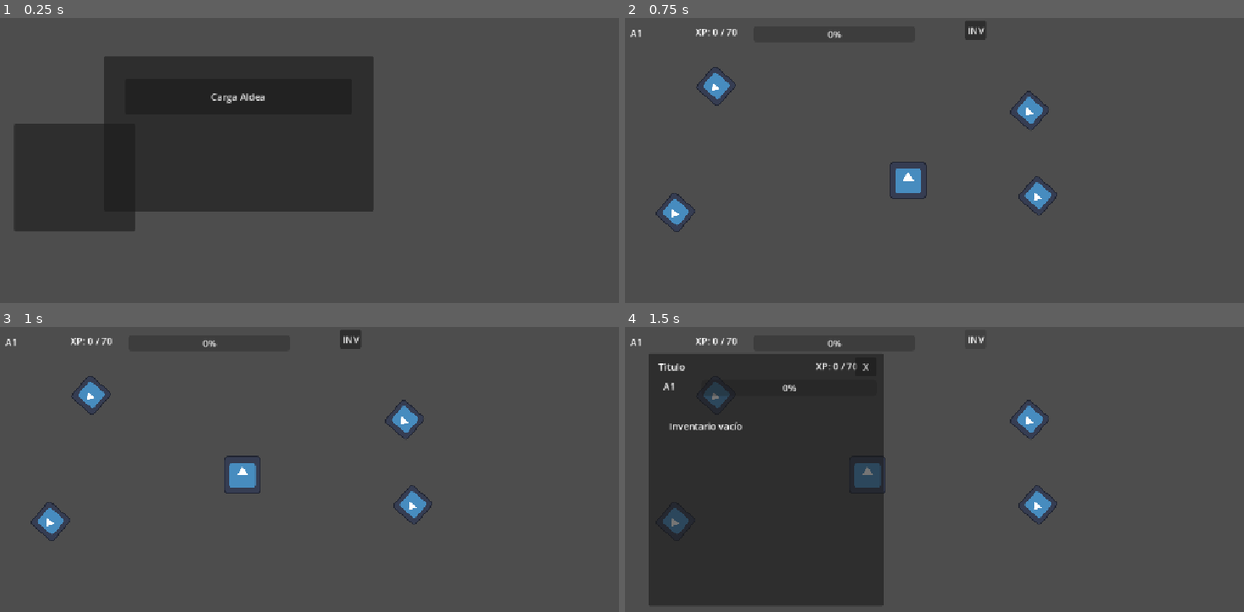
Above: before the commit, frames 1-4 (two rows, left to right).
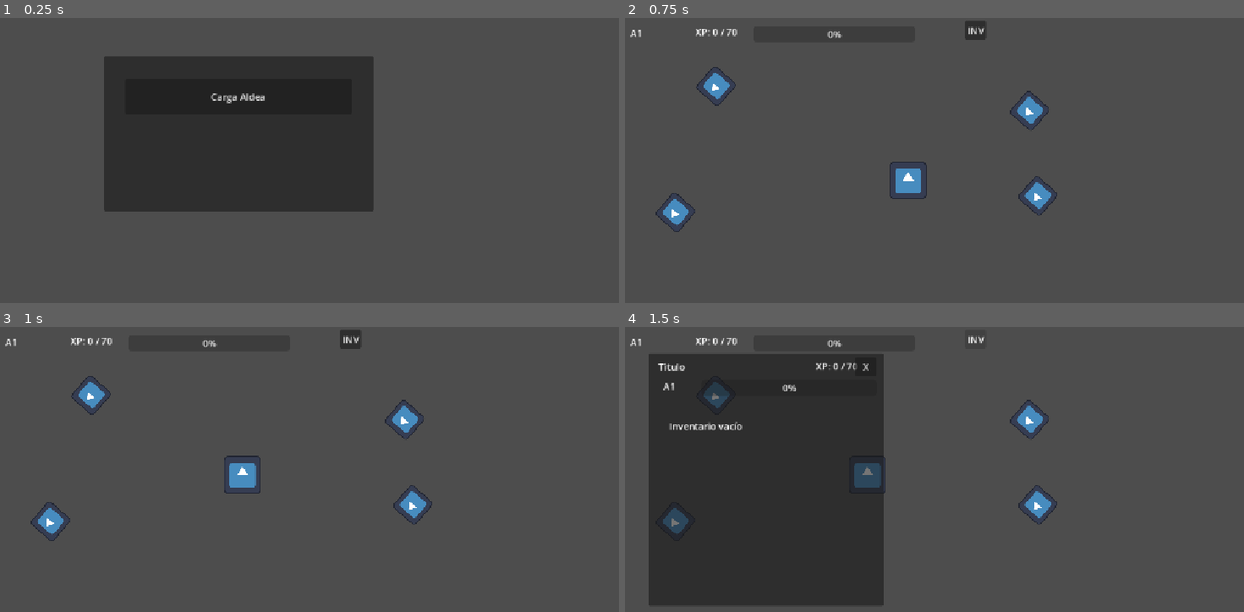
Above: after the commit, the same moments.

Repository: aik3n/ZeMobida
Game: Godot game, scene res://escenas/Game.tscn
The game is run twice, just before and just after one commit, with the same random seed, the same clock (stepped at 60 frames per second) and the same inputs. The engine's default icon, where the game draws it, is replaced by a stand-in: a white triangle on a blue panel in a dark square.
Inputs:
- Up to frame 1 (0.25 s): no input
- Up to frame 2 (0.75 s): click "Carga Aldea" at 0.5 s
- Up to frame 3 (1 s): no input
- Up to frame 4 (1.5 s): click "INV" at 1.25 s

The runs differ from the first frame. In frame 1, 5.7% of the frame differs, in the area x 2-22%, y 37-75%; in frame 2, nothing differs; in frame 3, nothing differs; in frame 4, nothing differs.

Commit message:
el dialogo pasa a ser parte de game, no del mapa

Diff:
--- a/godot/escenas/Game.tscn
+++ b/godot/escenas/Game.tscn
@@ -2,6 +2,7 @@
 
 [ext_resource type="Script" uid="uid://bhpw0vpm6snge" path="res://scripts/game.gd" id="1_o2scj"]
 [ext_resource type="PackedScene" uid="uid://2wm1dpb4cadp" path="res://escenas/player.tscn" id="2_c27xj"]
+[ext_resource type="PackedScene" uid="uid://20u5n35rocug" path="res://escenas/dialogo.tscn" id="3_ah5is"]
 
 [node name="Game" type="Node" unique_id=1004767549]
 script = ExtResource("1_o2scj")
@@ -9,9 +10,11 @@
 [node name="SceneContainer" type="Node" parent="." unique_id=1111760830]
 
 [node name="Player" parent="." unique_id=750046266 instance=ExtResource("2_c27xj")]
+visible = false
 position = Vector2(429, 252)
 
 [node name="UI" type="CanvasLayer" parent="." unique_id=178145642]
+visible = false
 
 [node name="BotonEstado" type="Button" parent="UI" unique_id=2034402367]
 offset_left = 595.0
@@ -114,3 +117,5 @@
 text = "ejemplo1
 ejemplo2
 ejemplo3"
+
+[node name="Dialogo" parent="." unique_id=2027231516 instance=ExtResource("3_ah5is")]
--- a/godot/escenas/aldea.tscn
+++ b/godot/escenas/aldea.tscn
@@ -1,12 +1,9 @@
 [gd_scene format=3 uid="uid://c4kp2s7k8fxen"]
 
 [ext_resource type="PackedScene" uid="uid://dr8npeucorwqx" path="res://escenas/pnj.tscn" id="2_jns4i"]
-[ext_resource type="PackedScene" uid="uid://20u5n35rocug" path="res://escenas/dialogo.tscn" id="3_c2j3b"]
 [ext_resource type="Texture2D" uid="uid://ddxmxgyyfy8mn" path="res://icon.svg" id="4_87o4k"]
 
 [node name="aldea" type="Node2D" unique_id=493802413]
-
-[node name="Dialogo_Canvas" parent="." unique_id=2027231516 instance=ExtResource("3_c2j3b")]
 
 [node name="juan" parent="." unique_id=1491293733 instance=ExtResource("2_jns4i")]
 position = Vector2(171, 116)
--- a/godot/escenas/bienvenida.tscn
+++ b/godot/escenas/bienvenida.tscn
@@ -12,11 +12,12 @@
 script = ExtResource("1_hpq5i")
 
 [node name="PanelGeneral" type="Panel" parent="." unique_id=2123154516]
+visible = false
 layout_mode = 0
 offset_left = 40.0
 offset_top = 180.0
-offset_right = 246.0
-offset_bottom = 363.0
+offset_right = 308.0
+offset_bottom = 463.0
 
 [node name="PanelCargaEscenas" type="Panel" parent="." unique_id=105727122]
 layout_mode = 0
--- a/godot/escenas/dialogo.tscn
+++ b/godot/escenas/dialogo.tscn
@@ -46,3 +46,5 @@
 offset_top = 5.7649984
 offset_right = 94.494995
 offset_bottom = 30.5
+
+[connection signal="gui_input" from="PanelTexto" to="." method="_on_panel_texto_gui_input"]
--- a/godot/scripts/dialogue_ui.gd
+++ b/godot/scripts/dialogue_ui.gd
@@ -1,5 +1,3 @@
-# archivo: dialogue_ui.gd
-
 extends CanvasLayer
 
 
@@ -8,7 +6,10 @@
 
 @onready var name_label: Label = $PanelTexto/NameLabel
 @onready var dialogue_text: Label = $PanelTexto/DialogueText
-@onready var options_container: VBoxContainer = $PanelOpciones/OptionsContainer
+
+@onready var options_container: VBoxContainer = (
+	$PanelOpciones/OptionsContainer
+)
 
 
 func _ready() -> void:
@@ -18,15 +19,10 @@
 	panel_texto.visible = false
 	panel_opciones.visible = false
 
-	panel_texto.gui_input.connect(
-		_on_panel_texto_input
-	)
-
 
 func show_dialogue() -> void:
 
 	panel_texto.visible = true
-	panel_opciones.visible = false
 
 
 func hide_dialogue() -> void:
@@ -47,19 +43,13 @@
 func show_options(options: Array) -> void:
 
 	for child in options_container.get_children():
+
 		child.queue_free()
 
-	# Si el nodo no tiene opciones,
-	# el panel debe permanecer oculto.
 	if options.is_empty():
 
 		panel_opciones.visible = false
-
 		return
-
-	# Hay opciones, pero permanecen ocultas
-	# hasta que el jugador toque el texto.
-	panel_opciones.visible = false
 
 	for option in options:
 
@@ -75,41 +65,24 @@
 		)
 
 
-func _on_panel_texto_input(
-	event: InputEvent
-) -> void:
+func toggle_options() -> void:
+
+	if options_container.get_child_count() == 0:
+
+		panel_opciones.visible = false
+		return
+
+	panel_opciones.visible = not panel_opciones.visible
+
+
+func _on_option_pressed(option: Dictionary) -> void:
+
+	DialogueManager.select_option(option)
+
+
+func _on_panel_texto_gui_input(event: InputEvent) -> void:
 
 	if event is InputEventMouseButton:
-
 		if event.button_index == MOUSE_BUTTON_LEFT:
 			if event.pressed:
-
-				if options_container.get_child_count() > 0:
-
-					panel_opciones.visible = (
-						not panel_opciones.visible
-					)
-
-				get_viewport().set_input_as_handled()
-
-
-	elif event is InputEventScreenTouch:
-
-		if event.pressed:
-
-			if options_container.get_child_count() > 0:
-
-				panel_opciones.visible = (
-					not panel_opciones.visible
-				)
-
-			get_viewport().set_input_as_handled()
-
-
-func _on_option_pressed(
-	option: Dictionary
-) -> void:
-
-	DialogueManager.select_option(
-		option
-	)
+				toggle_options()
--- a/godot/scripts/pnj.gd
+++ b/godot/scripts/pnj.gd
@@ -1,7 +1,9 @@
 extends CharacterBody2D
+
 
 @export var nombre: String = "PNJ"
 @export var sprite: Texture2D
+
 
 enum TipoSeguimiento {
 	NUNCA_SEGUIR,
@@ -9,7 +11,9 @@
 	SEGUIR_Y_VOLVER
 }
 
+
 @export var tipo_seguimiento: TipoSeguimiento = TipoSeguimiento.SEGUIR_Y_VOLVER
+
 
 var player_nearby := false
 
@@ -19,6 +23,7 @@
 var posicion_seguimiento_guardada := false
 
 var siguiendo := false
+
 
 const VELOCIDAD_SEGUIR := 100.0
 const DISTANCIA_REANUDAR := 120.0
@@ -28,26 +33,25 @@
 @onready var sprite_2d: Sprite2D = $Sprite2D
 
 
-func _ready():
+func _ready() -> void:
 
 	sprite_2d.texture = sprite
 
-	var game = get_tree().current_scene
+	var game := get_tree().current_scene
 
 	if game != null:
-		player = game.get("player_actual")
-
-
-func _physics_process(_delta):
+		player = game.get_node_or_null("Player")
+
+
+func _physics_process(_delta: float) -> void:
 
 	if player == null:
 		return
 
-
 	_actualizar_seguimiento()
 
-
 	match tipo_seguimiento:
+
 		TipoSeguimiento.NUNCA_SEGUIR:
 
 			velocity = Vector2.ZERO
@@ -79,9 +83,7 @@
 				velocity = Vector2.ZERO
 
 
-
-
-func _actualizar_seguimiento():
+func _actualizar_seguimiento() -> void:
 
 	var nuevo_estado := DialogueManager.has_item(
 		nombre.to_lower()
@@ -93,24 +95,19 @@
 		posicion_seguimiento = global_position
 		posicion_seguimiento_guardada = true
 
-
 	# El seguimiento acaba de terminar.
 	if not nuevo_estado and siguiendo:
 
 		pass
 
-
 	siguiendo = nuevo_estado
 
 
-
-
-func _seguir_player():
+func _seguir_player() -> void:
 
 	var distancia := global_position.distance_to(
 		player.global_position
 	)
-
 
 	# Si el PNJ ya está dentro de la distancia
 	# de reanudación, no se mueve.
@@ -119,30 +116,25 @@
 		velocity = Vector2.ZERO
 		return
 
-
 	var direccion := global_position.direction_to(
 		player.global_position
 	)
 
 	velocity = direccion * VELOCIDAD_SEGUIR
+
 	move_and_slide()
 
 
-
-
-func volver_posicion_seguimiento():
+func volver_posicion_seguimiento() -> void:
 
 	var distancia := global_position.distance_to(
 		posicion_seguimiento
 	)
 
-
 	if distancia <= DISTANCIA_LLEGADA:
 
 		velocity = Vector2.ZERO
-
-		return
-
+		return
 
 	var direccion := global_position.direction_to(
 		posicion_seguimiento
@@ -153,11 +145,19 @@
 	move_and_slide()
 
 
-
-
 func get_map_name() -> String:
 
-	var mapa_actual = get_tree().current_scene.get("mapa_actual")
+	var game := get_tree().current_scene
+
+	if game == null:
+
+		push_error(
+			"No se encontró Game."
+		)
+
+		return ""
+
+	var mapa_actual = game.get("mapa_actual")
 
 	if mapa_actual == null:
 
@@ -172,8 +172,6 @@
 	return scene_path.get_file().get_basename()
 
 
-
-
 func get_dialogue_file() -> String:
 
 	var map_name := get_map_name()
@@ -182,11 +180,19 @@
 
 		return ""
 
-
-	var player_node = get_tree().current_scene.get(
-		"player_actual"
-	)
-
+	var game := get_tree().current_scene
+
+	if game == null:
+
+		push_error(
+			"No se encontró Game."
+		)
+
+		return ""
+
+	var player_node: Node = game.get_node_or_null(
+		"Player"
+	)
 
 	if player_node == null:
 
@@ -195,13 +201,11 @@
 		)
 
 		return ""
-
 
 	var base_name := "%s_%s" % [
 		map_name,
 		nombre
 	]
-
 
 	# Primero busca el diálogo específico del nivel.
 	var level_file := "%s_%s.txt" % [
@@ -209,24 +213,20 @@
 		player_node.nivel
 	]
 
-
 	if FileAccess.file_exists(
 		"user://dialogues/" + level_file
 	):
 
 		return level_file
 
-
 	# Después busca el diálogo específico del NPC.
 	var generic_file := "%s.txt" % base_name
-
 
 	if FileAccess.file_exists(
 		"user://dialogues/" + generic_file
 	):
 
 		return generic_file
-
 
 	# Finalmente busca el diálogo genérico.
 	if FileAccess.file_exists(
@@ -235,7 +235,6 @@
 
 		return "generico.txt"
 
-
 	push_error(
 		"No existe diálogo para: "
 		+ base_name
@@ -244,27 +243,21 @@
 	return ""
 
 
-
-
-func _on_interaction_area_body_entered(body):
-
-	if body.name != "Player" and body.name != "player":
-
-		return
-
+func _on_interaction_area_body_entered(body: Node) -> void:
+
+	if body.name != "Player":
+
+		return
 
 	player_nearby = true
 
-
 	if not DialogueManager.dialogue_active:
 
 		var dialogue_file := get_dialogue_file()
 
-
 		if dialogue_file.is_empty():
 
 			return
-
 
 		DialogueManager.start_dialogue(
 			"user://dialogues/" + dialogue_file,
@@ -272,25 +265,19 @@
 		)
 
 
-
-
-func _on_interaction_area_body_exited(body):
-
-	if body.name != "Player" and body.name != "player":
-
-		return
-
+func _on_interaction_area_body_exited(body: Node) -> void:
+
+	if body.name != "Player":
+
+		return
 
 	player_nearby = false
 
-
 	if DialogueManager.dialogue_active:
 
 		DialogueManager.end_dialogue()
 
 
-
-
-func _on_interaction_area_area_exited(area):
+func _on_interaction_area_area_exited(_area: Area2D) -> void:
 
 	pass
Not shown, changed: content_context.md
